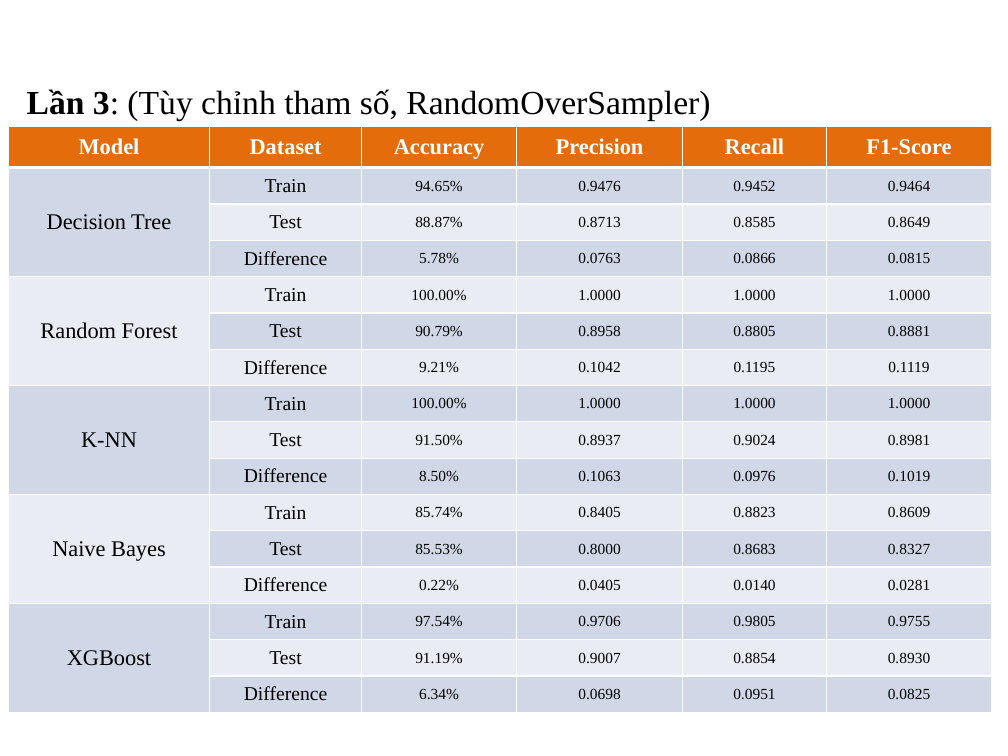
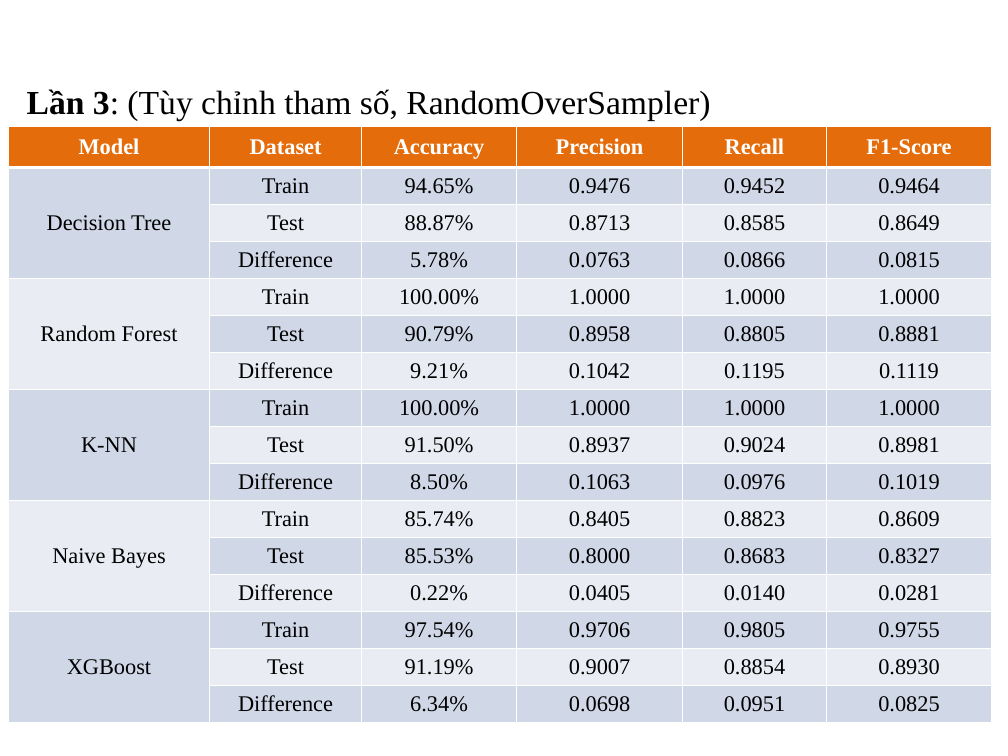
Before and after one commit to VietHung3004/Project_2, a slide deck: slide 29 of Lungcancer_prediction.pptx (slide 36 before the commit). Drawn at 1008x756 pixels with LibreOffice and Linux fonts; fonts in the diff are those of the drawing; background and template pictures are left out. Boxes give left, top, right and bottom in pixels: in the first picture for what was removed or moved away, otherwise in the second. Text is boxed around its words. In the diff, an @@ line names an element or a change of style, - is before the commit and + after.

```diff
--- a/Lungcancer_prediction.pptx
+++ b/Lungcancer_prediction.pptx
@@ table at [8, 126, 993, 722] @@
@@ size 14 to 16 pt in "Train", "Test", "Difference", "Train" and 11 more places @@
@@ size 11 to 16 pt in "94.65%", "0.9476", "0.9452", "0.9464" and 56 more places @@
```
Also in this commit, not shown: 30 other slides changed, 1 slide added, 8 slides removed, 3 other files.
